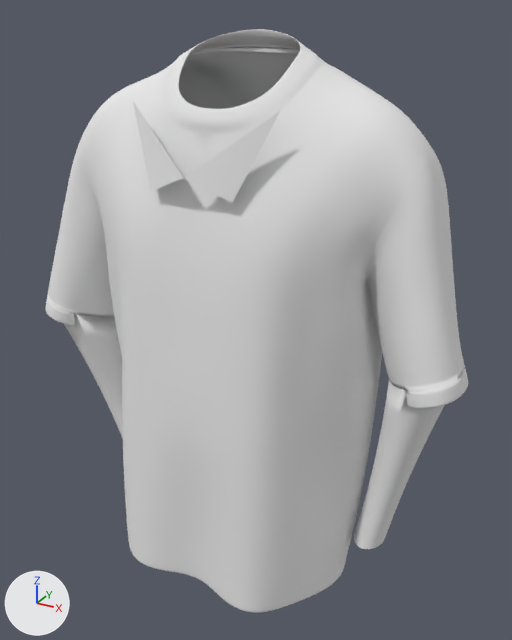
One commit to the glTF model public/personnalisateur/model/chemise/scene.gltf: the scene before it, then after it.
Camera for both pictures: a camera (50 mm lens) standing at (24.3, -40.8, 40.1) and looking at (1.2, 1.2, 19.2). The axes (+X, +Y, +Z) are drawn at lower left. The lights are the same throughout. The picture after the commit comes second. Vertices at exactly the same position are counted once.

The older version as bpy lines, for what is in view:
```python
me_mesh_0 = bpy.data.meshes.new('Mesh_0')
me_mesh_0.from_pydata(...)  # 32121 vertices, 64866 faces; spans x -16.9..17.0, y -7.8..8.9, z -0.3..38.9
me_mesh_0.materials.append(mat_material)  # its picture is missing
ob_chemise = bpy.data.objects.new('chemise', me_mesh_0)
ob_chemise.location = (0.0, 0.0, 0.0)
```
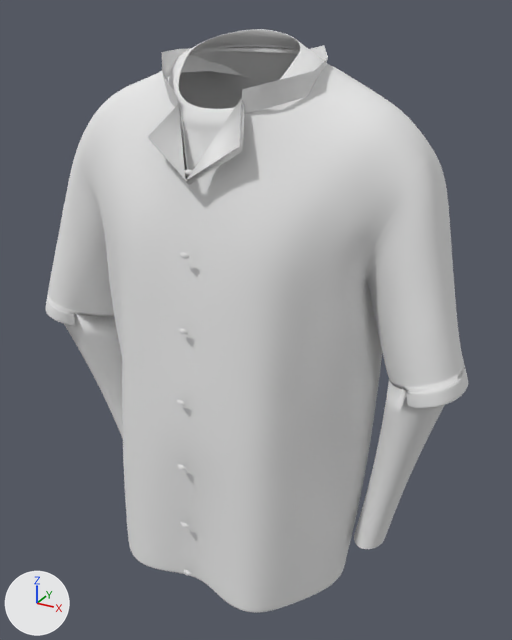
What differs and where, as boxes (x1, y1, x2, y2) in the pictures (512 x 640 px):
part 1 of me_mesh_0, rebuilt (34% narrower, 15% shorter): before (133, 101, 280, 203); after (148, 98, 245, 185)
part 2 of me_mesh_0, added: after (161, 45, 328, 114)
part 3 of me_mesh_0, added: after (177, 169, 192, 575)

The change, as a diff of the scene's bpy script:
```diff
--- a/public/personnalisateur/model/chemise/scene.gltf.py
+++ b/public/personnalisateur/model/chemise/scene.gltf.py
@@ me_mesh_0 @@
 # used by ob_chemise; location = (0.0, 0.0, 0.0)
-me_mesh_0.from_pydata(...)  # 32121 vertices, 64866 faces; spans x -16.9..17.0, y -7.8..8.9, z -0.3..38.9
+me_mesh_0.from_pydata(...)  # 32201 vertices, 64946 faces; spans x -16.9..17.0, y -7.8..8.9, z -0.3..38.9
+# me_mesh_0 part 1: the loose piece of 5 vertices spanning x -5.3..5.3, y -5.6..-3.3, z 29.5..34.8 is rebuilt with 10 vertices and now spans x -3.3..3.3, y -5.4..-2.2, z 30.2..35.3
+# me_mesh_0 part 2: a new loose piece of 26 vertices spanning x -5.3..5.9, y -2.6..6.0, z 33.6..37.9, in mat_material (its picture is missing)
+# me_mesh_0 part 3
+# 21 vertices are added at x -0.4..0.0, y -7.6..-5.0, z 1.3..31.1
+# 14 new vertices lie (0.4, 0.0, 0.1) away from vertices in x -0.4..0.0, y -7.3..-5.0, z 1.3..31.1
+# 7 new vertices lie (0.4, 0.0, -0.1) away from vertices in x 0.0, y -7.3..-5.0, z 1.7..31.2
+# 7 new vertices lie (-0.4, 0.0, 0.1) away from vertices in x 0.0, y -7.3..-5.0, z 1.3..30.8
+# 42 new faces join them
 me_mesh_0.materials.append(mat_material)
```
